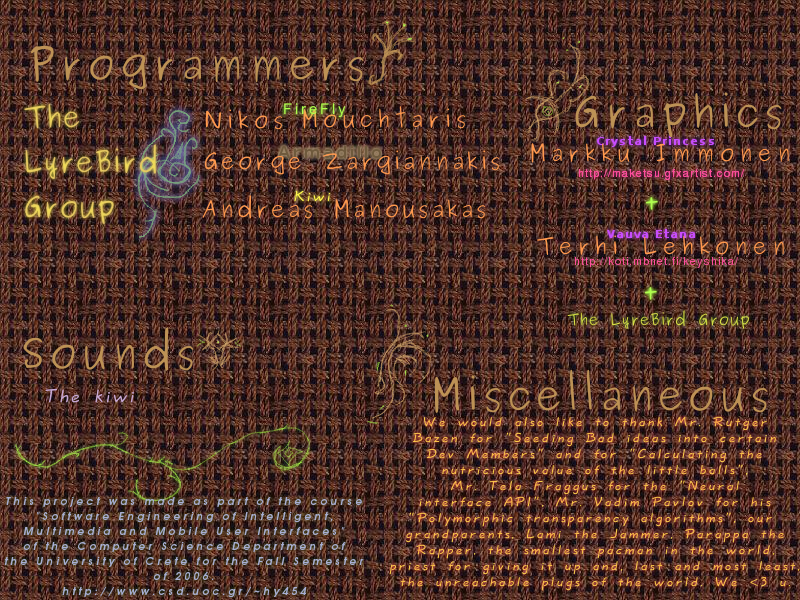
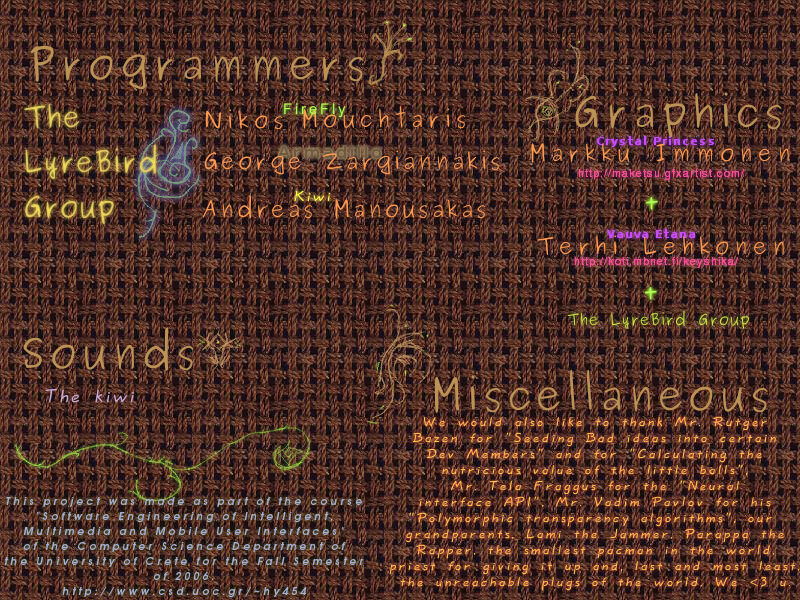
The second 800 × 600 image is a revision of the first. Changes to its layers:
removed layer "http://koti.mbnet.fi/keyshika/" over [575, 257, 739, 268]
added layer "http://koti.mbnet.fi/keyshika/#2" above "http://koti.mbnet.fi/keyshika/#3" over [574, 254, 739, 269]
added layer "http://koti.mbnet.fi/keyshika/#3" above "http://koti.mbnet.fi/keyshika/#1" over [575, 257, 739, 268]
added layer "http://koti.mbnet.fi/keyshika/#1" above "http://maketsu.gfxartist.com/#3" over [575, 257, 739, 268]
